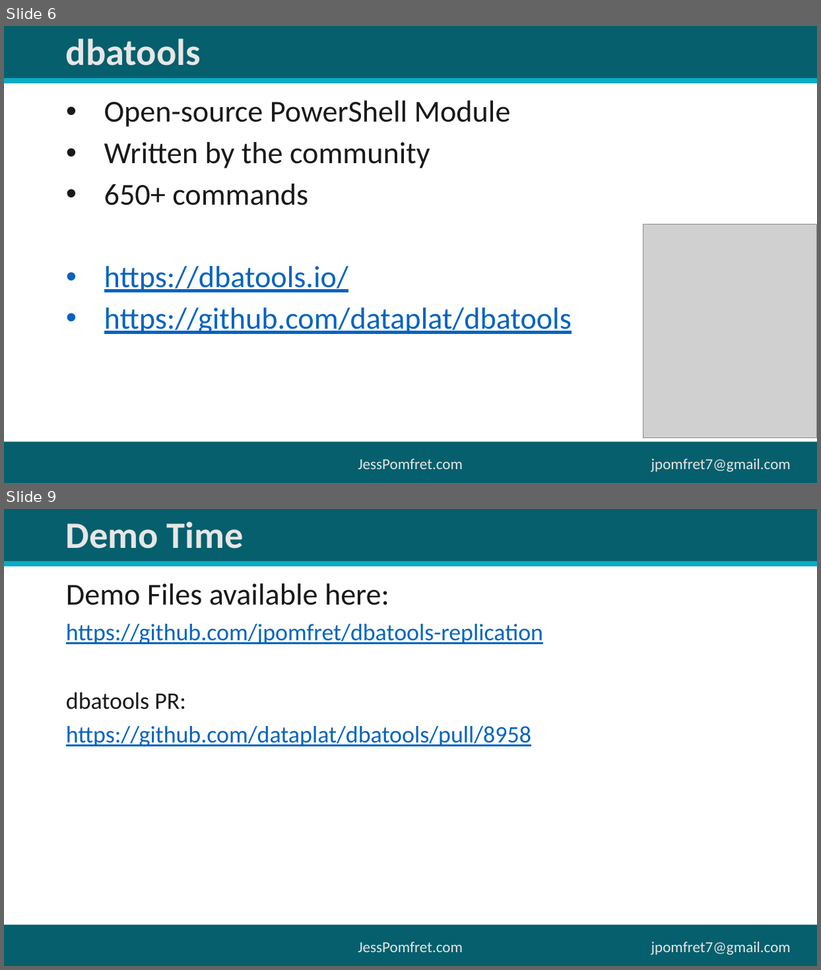
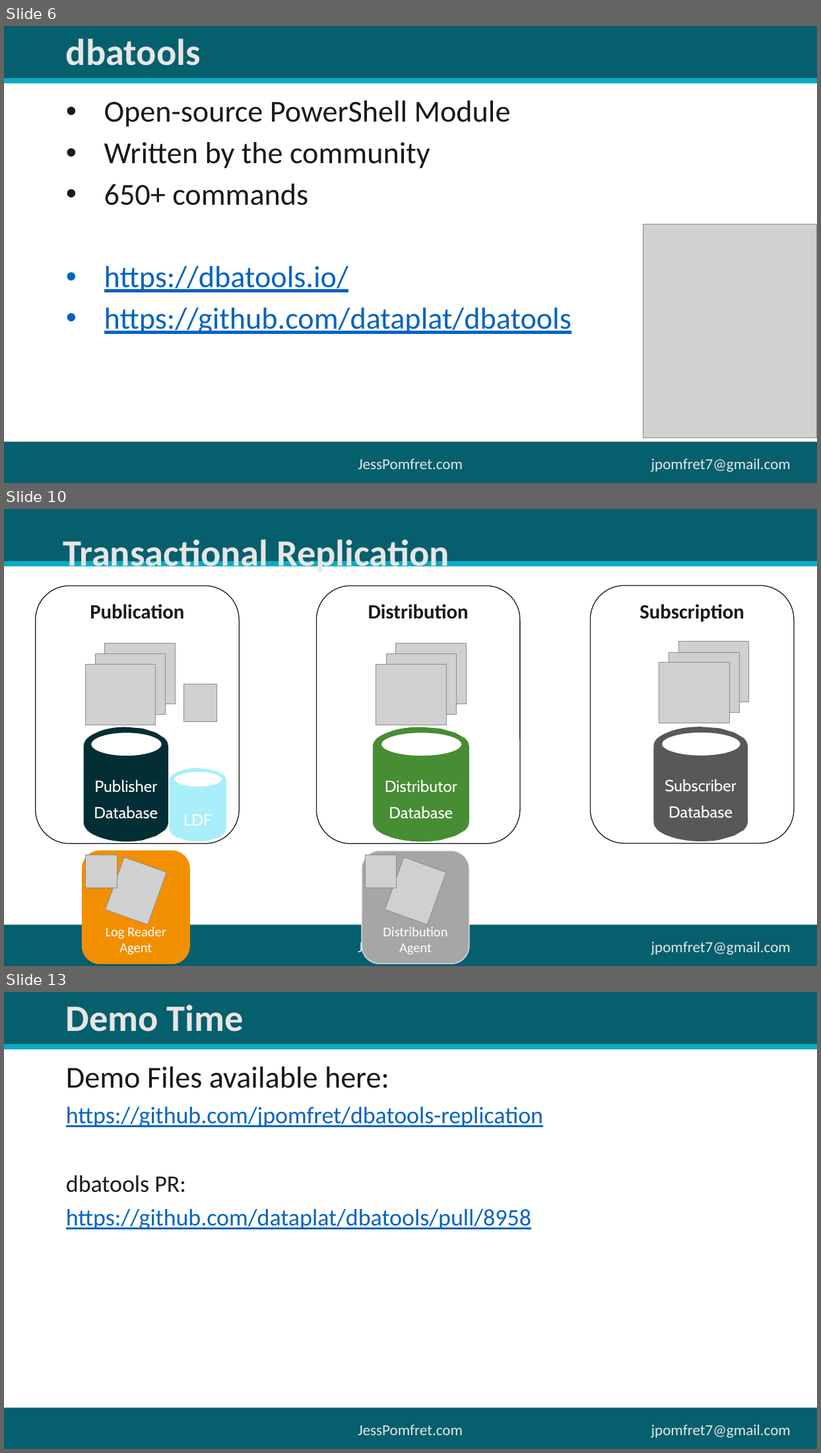
Before and after one commit to jpomfret/dbatools-replication, a slide deck: dbatoolsReplication.pptx. Shown one above the other, each under a label of ours: slides 6 and 9 before the commit, slides 6, 10 and 13 after it; the slides between them are not shown. The pictures are 821x970 and 821x1453 pixels, drawn with LibreOffice and Linux fonts; fonts in the diff are those of the drawing; grey boxes stand for pictures. Boxes give left, top, right and bottom in pixels: in the first picture for what was removed or moved away, otherwise in the second. Text is boxed around its words. In the diff, an @@ line names an element or a change of style, - is before the commit and + after.

```diff
--- a/dbatoolsReplication.pptx
+++ b/dbatoolsReplication.pptx
@@ slide 10 added at bbox=[4, 509, 817, 966], background #FFFFFF; not listed: 5 template elements that a slide beside it also shows @@
@@ title added at bbox=[63, 534, 450, 574], 44 pt, text #E7E6E6, bold @@
+Transactional Replication
@@ rounded rectangle added at bbox=[36, 586, 240, 844], outline #191919 1 pt, 24 pt, text #191919, bold @@
+Publication
@@ rounded rectangle added at bbox=[316, 586, 520, 844], outline #191919 1 pt, 24 pt, text #191919, bold @@
+Distribution
@@ rounded rectangle added at bbox=[591, 586, 795, 844], outline #191919 1 pt, 24 pt, text #191919, bold @@
+Subscription
@@ picture added at bbox=[104, 643, 175, 704] @@
@@ picture added at bbox=[396, 643, 467, 704] @@
@@ picture added at bbox=[679, 642, 749, 702] @@
@@ picture added at bbox=[85, 665, 155, 725] @@
@@ picture added at bbox=[96, 654, 166, 714] @@
@@ picture added at bbox=[376, 665, 446, 725] @@
@@ picture added at bbox=[386, 654, 457, 714] @@
@@ picture added at bbox=[659, 663, 729, 723] @@
@@ picture added at bbox=[669, 652, 740, 713] @@
@@ picture added at bbox=[184, 684, 217, 722] @@
@@ freeform shape added at bbox=[84, 727, 169, 842], fill #032E35, 19 pt, text #FFFFFF @@
+Publisher
+Database
@@ freeform shape added at bbox=[373, 727, 469, 842], fill #478D34, 19 pt, text #FFFFFF @@
+Distributor
+Database
@@ freeform shape added at bbox=[653, 727, 748, 842], fill #58585A, 19 pt, text #FFFFFF @@
+Subscriber
+Database
@@ freeform shape added at bbox=[169, 768, 226, 842], fill #A9EFFA, 19 pt, text #FFFFFF @@
+LDF
@@ rounded rectangle added at bbox=[82, 851, 189, 964], fill #F18F01, outline #F18F01 1 pt, 16 pt, text #FFFFFF @@
+Log Reader Agent
@@ picture added at bbox=[86, 855, 118, 889] @@
@@ picture added at bbox=[106, 857, 167, 925] @@
@@ rounded rectangle added at bbox=[362, 851, 469, 964], fill #A6A6A6, outline #E7E6E6 1 pt, 16 pt, text #FFFFFF @@
+Distribution Agent
@@ picture added at bbox=[365, 855, 397, 889] @@
@@ picture added at bbox=[385, 857, 446, 925] @@
@@ what was slide 9 is now slide 13 @@
```
Also in this commit, not shown: 3 slides changed, 4 other slides added, 1 slide removed, 3 other files.
